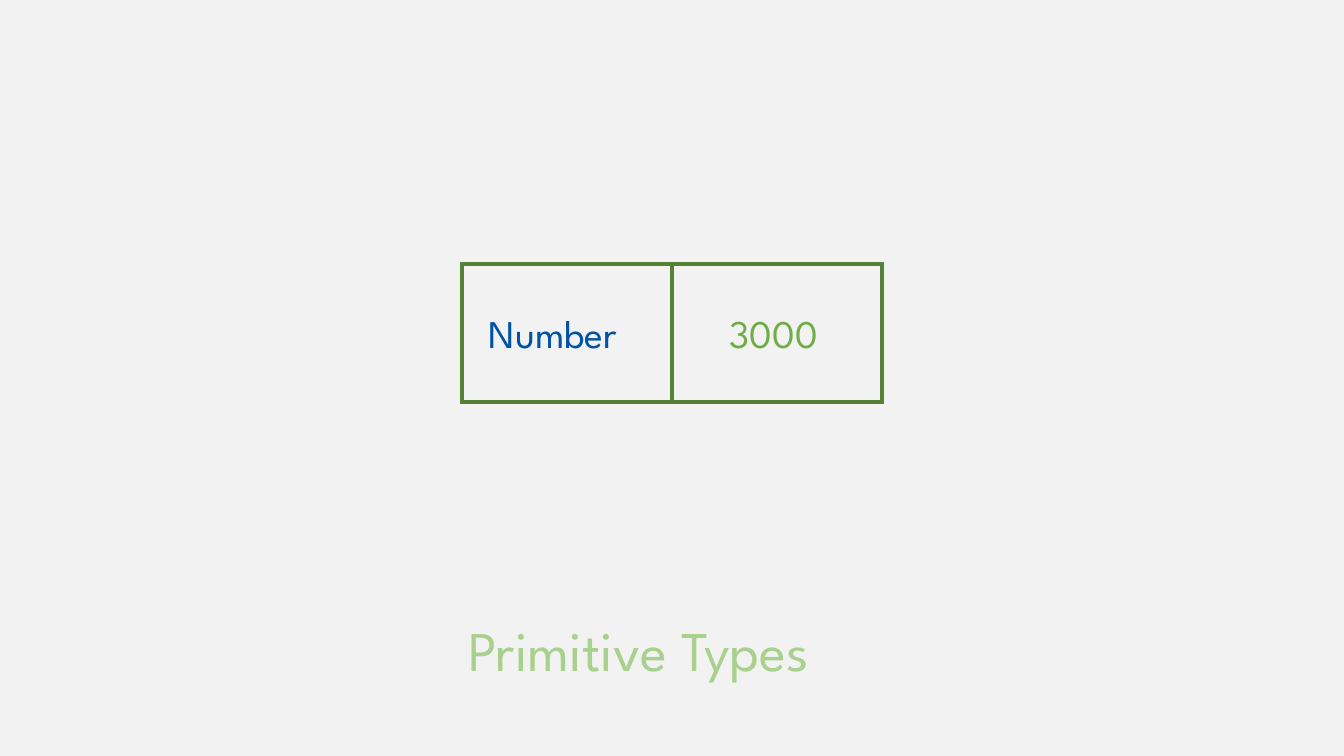
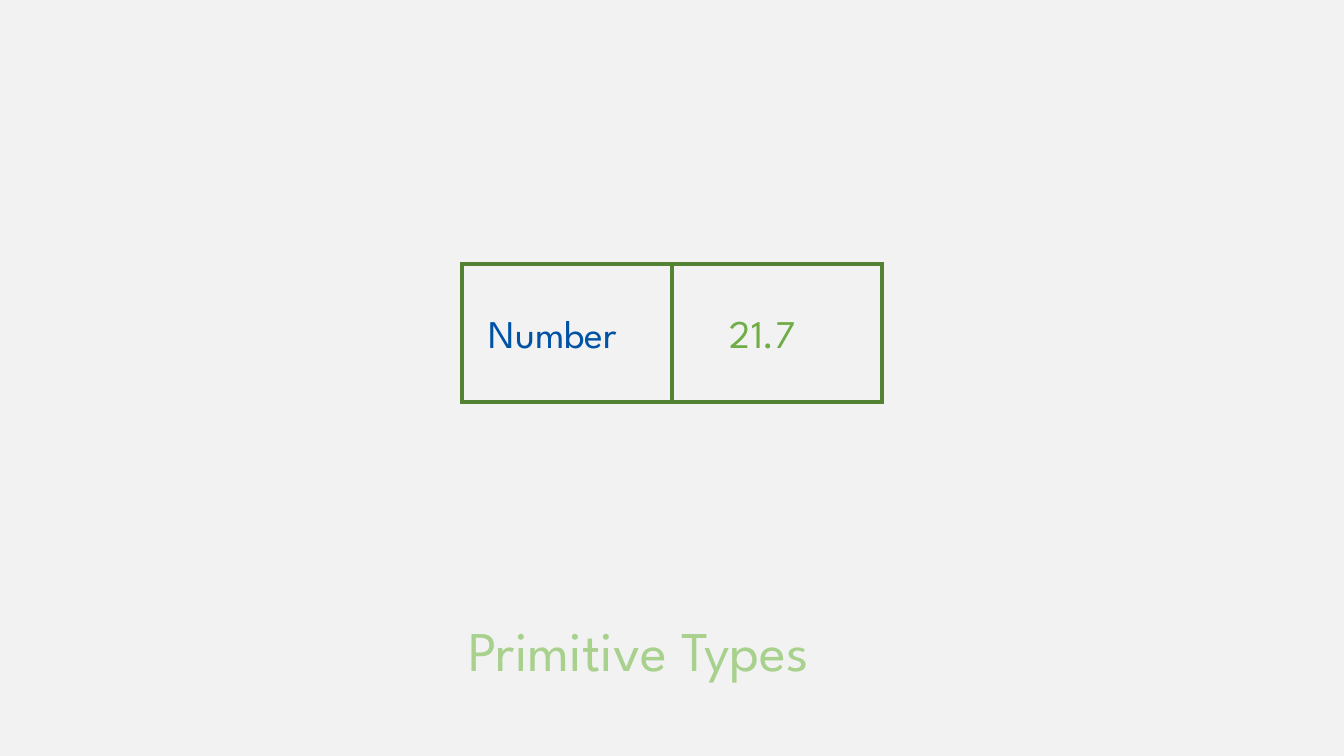
Before and after one commit to w3c/wot-cg, a slide deck: slide 33 of Tutorials/whatiswot/3-JSON/3.JSON.pptx. Drawn at 1344x756 pixels with LibreOffice and Linux fonts; fonts in the diff are those of the drawing. Boxes give left, top, right and bottom in pixels: in the first picture for what was removed or moved away, otherwise in the second. Text is boxed around its words. In the diff, an @@ line names an element or a change of style, - is before the commit and + after.

```diff
--- a/Tutorials/whatiswot/3-JSON/3.JSON.pptx
+++ b/Tutorials/whatiswot/3-JSON/3.JSON.pptx
@@ text at (730, 321, 795, 349): text changed @@
-3000
+21.7
```
Also in this commit, not shown: 4 other slides changed, 2 slides added, 3 other files.
